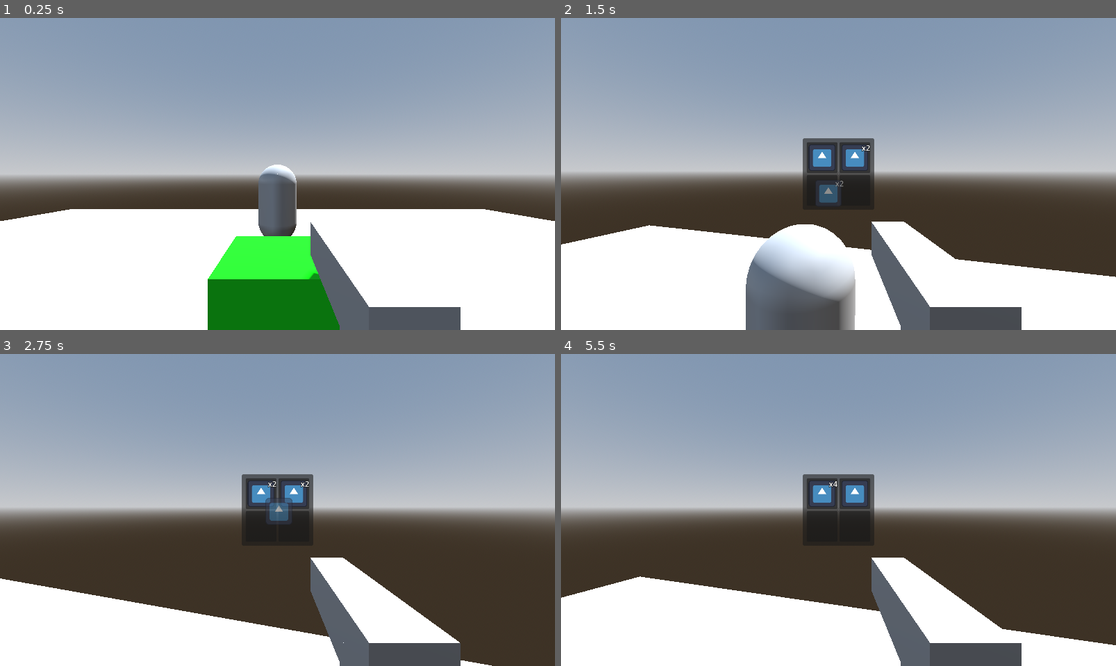
Above: before the commit, frames 1-4 (two rows, left to right).
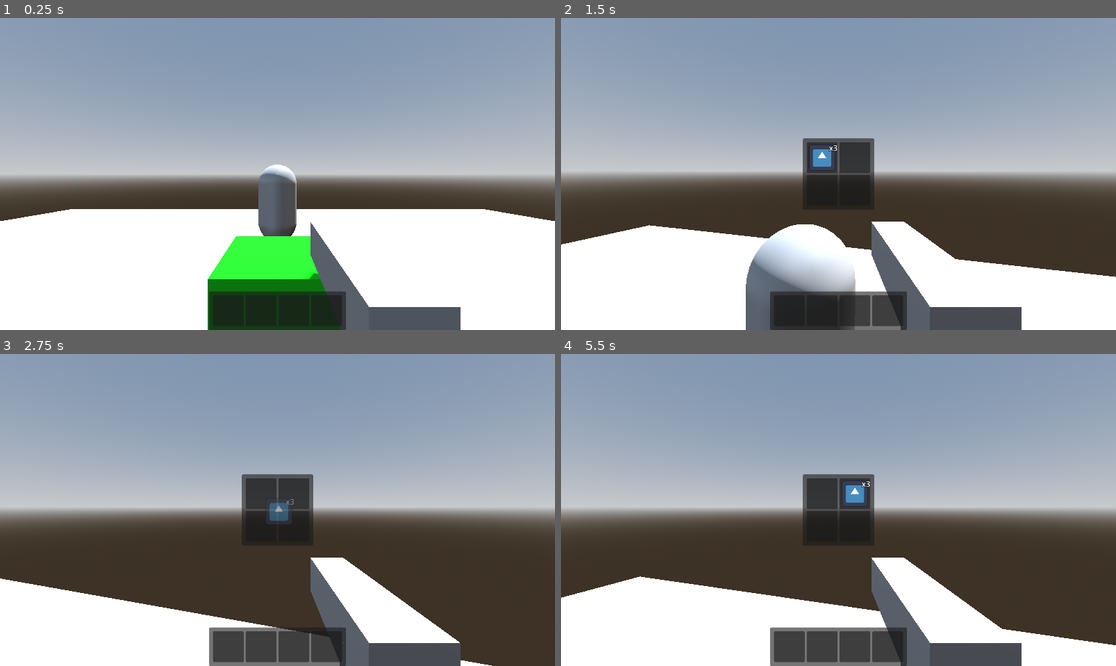
Above: after the commit, the same moments.

Repository: jevonsp/boomer-shooter
Game: Godot game, scene res://main/main.tscn
The game is run twice, just before and just after one commit, with the same random seed, the same clock (stepped at 60 frames per second) and the same inputs. The engine's default icon, where the game draws it, is replaced by a stand-in: a white triangle on a blue panel in a dark square.
Inputs (mouse positions are in pixels of both pictures, inside the frame that each line leads up to):
- Up to frame 1 (0.25 s): no input
- Up to frame 2 (1.5 s): tap Enter at 0.5 s; move the mouse to (866, 174) at 0.52 s; hold W from 0.53 s (still down); tap E at 0.6 s; click (866, 174) at 0.67 s; tap Space at 0.77 s; move the mouse to (810, 174) at 1.27 s; tap Tab at 1.35 s; click (810, 174) at 1.42 s
- Up to frame 3 (2.75 s): tap Space at 1.52 s; move the mouse to (260, 494) at 2.02 s; release W at 2.03 s; hold D from 2.03 s (still down); tap Shift at 2.1 s; click (260, 494) at 2.17 s
- Up to frame 4 (5.5 s): release D at 2.78 s; hold W 2.78-3.53 s; tap Ctrl at 2.85 s; click (821, 494) at 2.92 s; tap Space at 3.02, 3.5, 3.77, 4.52, 5 s; hold A 3.53-5.03 s; tap 1 at 3.6 s; click (821, 494) at 3.67 s; tap Enter at 4.25 s; move the mouse to (855, 494) at 4.27 s; tap 2 at 4.35 s; click (855, 494) at 4.42 s; move the mouse to (821, 494) at 5.02 s; hold S from 5.03 s (still down); tap 3 at 5.1 s; click (821, 494) at 5.17 s

The runs differ from the first frame. In frame 1, 3.0% of the frame differs, in the area x 37-63%, y 87-100%; in frame 2, 3.8%, in the area x 37-63%, y 40-100%; in frame 3, 3.6%; in frame 4, 3.4%.

Commit message:
Hotbar + Consumables

Diff:
--- a/inventory/InventoryData.gd
+++ b/inventory/InventoryData.gd
@@ -1,11 +1,11 @@
 extends Resource
 class_name InventoryData
 signal inventory_updated(inventory_data: InventoryData)
-signal inventory_interact(inventory_data: InventoryData, index: int, button: int)
+signal inventory_interact(inventory_data: InventoryData, index: int, button: int, shift_pressed: bool)
 @export var slot_datas: Array[SlotData]
 
-func _on_slot_clicked(index: int, button: int) -> void:
-	inventory_interact.emit(self, index, button)
+func _on_slot_clicked(index: int, button: int, shift_pressed: bool) -> void:
+	inventory_interact.emit(self, index, button, shift_pressed)
 
 func grab_slot_data(index: int) -> SlotData:
 	var slot_data = slot_datas[index]
@@ -41,3 +41,24 @@
 			inventory_updated.emit(self)
 			return true
 	return false
+
+func use_slot_data(index) -> void:
+	var slot_data = slot_datas[index]
+	if not slot_data:
+		return
+
+	if slot_data.item_data is Consumable:
+
+		slot_data.quantity -= 1
+		if slot_data.quantity <= 0:
+			clear_slot_data(index)
+			return
+
+	PlayerManager.use_slot_data(slot_data)
+
+	inventory_updated.emit(self)
+
+func clear_slot_data(index) -> void:
+	slot_datas[index] = null
+	inventory_updated.emit(self)
+	print("temp delete method")
--- a/inventory/TestInv.tres
+++ b/inventory/TestInv.tres
@@ -1,28 +1,16 @@
-[gd_resource type="Resource" script_class="InventoryData" load_steps=8 format=3 uid="uid://rehdkfow4rw2"]
+[gd_resource type="Resource" script_class="InventoryData" load_steps=5 format=3 uid="uid://rehdkfow4rw2"]
 
 [ext_resource type="Script" uid="uid://c016vp1fy7qnm" path="res://inventory/InventoryData.gd" id="1_2e78x"]
 [ext_resource type="Script" uid="uid://ucu2pnv7c5go" path="res://inventory/slot/SlotData.gd" id="2_ktglu"]
-[ext_resource type="Resource" uid="uid://bvdqabnsatuow" path="res://inventory/item/items/TestItem0.tres" id="3_ktglu"]
-[ext_resource type="Resource" uid="uid://n2rynfm62lwe" path="res://inventory/item/items/TestItem1.tres" id="4_07wpc"]
-
-[sub_resource type="Resource" id="Resource_bdno3"]
-script = ExtResource("2_ktglu")
-item_data = ExtResource("3_ktglu")
-metadata/_custom_type_script = "uid://ucu2pnv7c5go"
-
-[sub_resource type="Resource" id="Resource_bbr7l"]
-script = ExtResource("2_ktglu")
-item_data = ExtResource("4_07wpc")
-quantity = 2
-metadata/_custom_type_script = "uid://ucu2pnv7c5go"
+[ext_resource type="Resource" uid="uid://cy5jffdyvu370" path="res://inventory/item/items/TestConsumable.tres" id="3_ktglu"]
 
 [sub_resource type="Resource" id="Resource_07wpc"]
 script = ExtResource("2_ktglu")
-item_data = ExtResource("4_07wpc")
-quantity = 2
+item_data = ExtResource("3_ktglu")
+quantity = 3
 metadata/_custom_type_script = "uid://ucu2pnv7c5go"
 
 [resource]
 script = ExtResource("1_2e78x")
-slot_datas = Array[ExtResource("2_ktglu")]([SubResource("Resource_bdno3"), SubResource("Resource_bbr7l"), SubResource("Resource_07wpc"), null])
+slot_datas = Array[ExtResource("2_ktglu")]([SubResource("Resource_07wpc"), null, null, null])
 metadata/_custom_type_script = "uid://c016vp1fy7qnm"
--- /dev/null
+++ b/inventory/hotbar_inventory.tscn
@@ -0,0 +1,29 @@
+[gd_scene load_steps=2 format=3 uid="uid://brixpcl3w4lh8"]
+
+[ext_resource type="PackedScene" uid="uid://b4bhhbupq5wps" path="res://inventory/slot/slot.tscn" id="1_4a7kg"]
+
+[node name="HotbarInventory" type="PanelContainer"]
+offset_right = 40.0
+offset_bottom = 40.0
+
+[node name="MarginContainer" type="MarginContainer" parent="."]
+layout_mode = 2
+theme_override_constants/margin_left = 8
+theme_override_constants/margin_top = 8
+theme_override_constants/margin_right = 8
+theme_override_constants/margin_bottom = 8
+
+[node name="HBoxContainer" type="HBoxContainer" parent="MarginContainer"]
+layout_mode = 2
+
+[node name="Slot" parent="MarginContainer/HBoxContainer" instance=ExtResource("1_4a7kg")]
+layout_mode = 2
+
+[node name="Slot2" parent="MarginContainer/HBoxContainer" instance=ExtResource("1_4a7kg")]
+layout_mode = 2
+
+[node name="Slot3" parent="MarginContainer/HBoxContainer" instance=ExtResource("1_4a7kg")]
+layout_mode = 2
+
+[node name="Slot4" parent="MarginContainer/HBoxContainer" instance=ExtResource("1_4a7kg")]
+layout_mode = 2
--- a/inventory/inventory_interface.gd
+++ b/inventory/inventory_interface.gd
@@ -32,14 +32,21 @@
 		external_inventory.hide()
 		external_inventory_owner = null
 
-func on_inventory_interact(inventory_data: InventoryData, index: int, button: int) -> void:
+func on_inventory_interact(
+	inventory_data: InventoryData, index: int, button: int, shift_pressed: bool
+	) -> void:
 	print("%s %s %s" % [inventory_data, index, button])
 
 	match [grabbed_slot_data, button]:
 		[null, MOUSE_BUTTON_LEFT]:
+			if shift_pressed:
+				inventory_data.clear_slot_data(index)
+				return
 			grabbed_slot_data = inventory_data.grab_slot_data(index)
 		[_, MOUSE_BUTTON_LEFT]:
 			grabbed_slot_data = inventory_data.drop_slot_data(grabbed_slot_data, index)
+		[null, MOUSE_BUTTON_RIGHT]:
+			inventory_data.use_slot_data(index)
 	update_grabbed_slot()
 
 func update_grabbed_slot() -> void:
--- /dev/null
+++ b/inventory/item/Consumable.gd
@@ -0,0 +1,6 @@
+extends ItemData
+class_name Consumable
+@export var heal_value: int = 1
+func use(target) -> void:
+	if heal_value != 0:
+		target.heal(heal_value)
--- /dev/null
+++ b/inventory/item/Equipment.gd
@@ -0,0 +1,5 @@
+extends ItemData
+class_name Equipment
+
+func use(_target) -> void:
+	pass
--- a/inventory/item/ItemData.gd
+++ b/inventory/item/ItemData.gd
@@ -5,3 +5,6 @@
 @export_multiline var description: String = ""
 @export var texture: Texture2D
 @export var can_stack: bool = false
+
+func use(_target) -> void:
+	pass
--- /dev/null
+++ b/inventory/item/items/TestConsumable.tres
@@ -0,0 +1,11 @@
+[gd_resource type="Resource" script_class="Consumable" load_steps=3 format=3 uid="uid://cy5jffdyvu370"]
+
+[ext_resource type="Script" uid="uid://nv5dkho4gmik" path="res://inventory/item/Consumable.gd" id="1_md8to"]
+[ext_resource type="Texture2D" uid="uid://bdrkc6m8wike2" path="res://icon.svg" id="2_wj485"]
+
+[resource]
+script = ExtResource("1_md8to")
+name = "Test Consumable"
+texture = ExtResource("2_wj485")
+can_stack = true
+metadata/_custom_type_script = "uid://nv5dkho4gmik"
--- a/inventory/slot/slot.gd
+++ b/inventory/slot/slot.gd
@@ -1,5 +1,5 @@
 extends PanelContainer
-signal slot_clicked(index: int, button: int)
+signal slot_clicked(index: int, button: int, shift_pressed: bool)
 @onready var texture_rect: TextureRect = $MarginContainer/TextureRect
 @onready var quantity_label: Label = $QuantityLabel
 var current_slot_data: SlotData
@@ -28,4 +28,5 @@
 			and (event.button_index == MOUSE_BUTTON_LEFT \
 			or event.button_index == MOUSE_BUTTON_RIGHT) \
 			and event.is_pressed():
-				slot_clicked.emit(get_index(), event.button_index)
+		var shift_pressed = InputManager.is_action_pressed("shift")
+		slot_clicked.emit(get_index(), event.button_index, shift_pressed)
--- a/main/main.tscn
+++ b/main/main.tscn
@@ -6,6 +6,7 @@
 [ext_resource type="PackedScene" uid="uid://cw6w3voc584ml" path="res://enemies/enemy.tscn" id="2_pjrb6"]
 [ext_resource type="PackedScene" uid="uid://bpchbhs1f1cfs" path="res://inventory/inventory.tscn" id="3_kfbq2"]
 [ext_resource type="PackedScene" uid="uid://b4bhhbupq5wps" path="res://inventory/slot/slot.tscn" id="4_4dugh"]
+[ext_resource type="PackedScene" uid="uid://brixpcl3w4lh8" path="res://inventory/hotbar_inventory.tscn" id="5_0i4oc"]
 [ext_resource type="Resource" uid="uid://rehdkfow4rw2" path="res://inventory/TestInv.tres" id="5_kfbq2"]
 [ext_resource type="PackedScene" uid="uid://cwboq6egcbhqv" path="res://objects/interactables/chest.tscn" id="8_67ri8"]
 [ext_resource type="PackedScene" uid="uid://creqratlq8k0q" path="res://inventory/item/pickups/pickup.tscn" id="9_grrlh"]
@@ -80,6 +81,19 @@
 self_modulate = Color(1, 1, 1, 0)
 layout_mode = 0
 
+[node name="HotbarInventory" parent="UI" instance=ExtResource("5_0i4oc")]
+anchors_preset = 7
+anchor_left = 0.5
+anchor_top = 1.0
+anchor_right = 0.5
+anchor_bottom = 1.0
+offset_left = -142.0
+offset_top = -80.0
+offset_right = 142.0
+offset_bottom = 0.0
+grow_horizontal = 2
+grow_vertical = 0
+
 [node name="MeshInstance3D" type="MeshInstance3D" parent="."]
 mesh = SubResource("BoxMesh_53q0u")
 
--- a/player/PlayerManager.gd
+++ b/player/PlayerManager.gd
@@ -4,3 +4,6 @@
 
 func get_global_position() -> Vector3:
 	return player.global_position
+
+func use_slot_data(slot_data: SlotData) -> void:
+	slot_data.item_data.use(player)
--- a/player/player.gd
+++ b/player/player.gd
@@ -4,11 +4,13 @@
 const JUMP_VELOCITY = 4.5
 
 var gravity: float = ProjectSettings.get_setting("physics/3d/default_gravity")
-var health: int = 5
+var health: int
+var max_health: int = 5
 @onready var camera: Camera3D = $Camera3D
 @onready var interact_ray: RayCast3D = $Camera3D/InteractRay
 @export var inventory_data: InventoryData
 func _ready() -> void:
+	health = max_health
 	PlayerManager.player = self
 	Input.mouse_mode = Input.MOUSE_MODE_CAPTURED
 
@@ -77,3 +79,8 @@
 func interact() -> void:
 	if interact_ray.is_colliding():
 		interact_ray.get_collider().player_interact()
+
+func heal(amount) -> void:
+	print("healing for %s" % [amount])
+	health = min(health + amount, max_health)
+	print("health now %s" % [health])
Not shown, added: inventory/item/Consumable.gd.uid
Not shown, added: inventory/item/Equipment.gd.uid
Not shown: 1 places in main/main.tscn that only renumber resources
